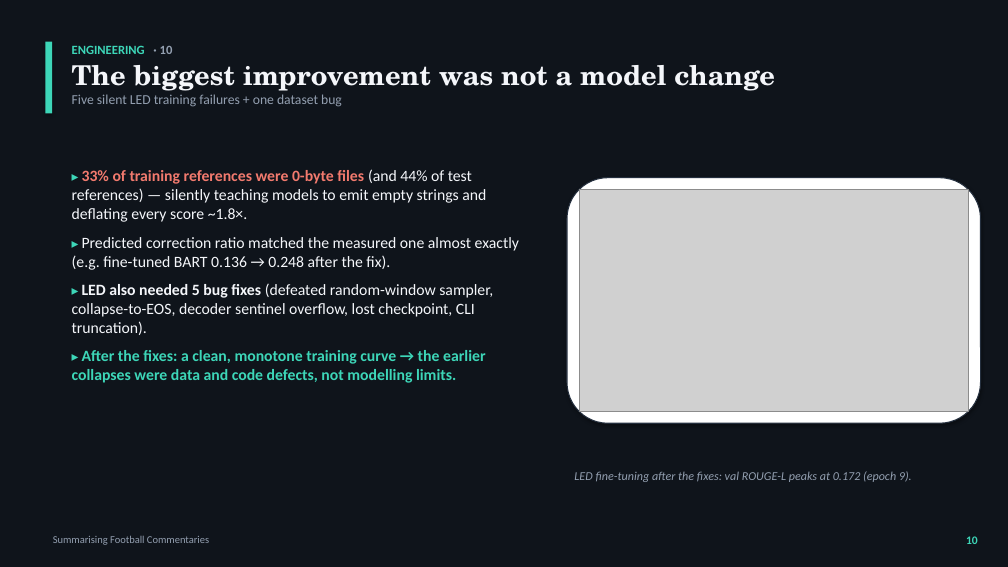
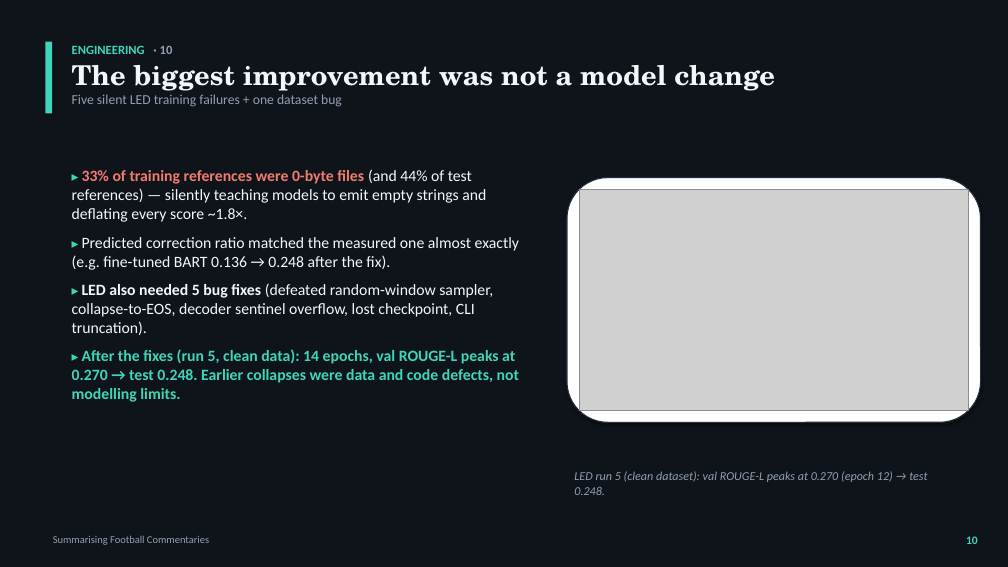
Before and after one commit to christiandalfarra/ANLP_Project, a slide deck: slide 10 of report/slides/ANLP_slides_alt.pptx. Drawn at 1008x567 pixels with LibreOffice and Linux fonts; fonts in the diff are those of the drawing; grey boxes stand for pictures. Boxes give left, top, right and bottom in pixels: in the first picture for what was removed or moved away, otherwise in the second. Text is boxed around its words. In the diff, an @@ line names an element or a change of style, - is before the commit and + after.

```diff
--- a/report/slides/ANLP_slides_alt.pptx
+++ b/report/slides/ANLP_slides_alt.pptx
@@ text at [72, 349, 519, 402]: text changed @@
-▸ After the fixes: a clean, monotone training curve → the earlier collapses were data and code defects, not modelling limits.
+▸ After the fixes (run 5, clean data): 14 epochs, val ROUGE-L peaks at 0.270 → test 0.248. Earlier collapses were data and code defects, not modelling limits.
@@ text at [574, 471, 927, 495]: text changed @@
-LED fine-tuning after the fixes: val ROUGE-L peaks at 0.172 (epoch 9).
+LED run 5 (clean dataset): val ROUGE-L peaks at 0.270 (epoch 12) → test 0.248.
```
Also in this commit, not shown: 1 other slide changed, 8 other files.
